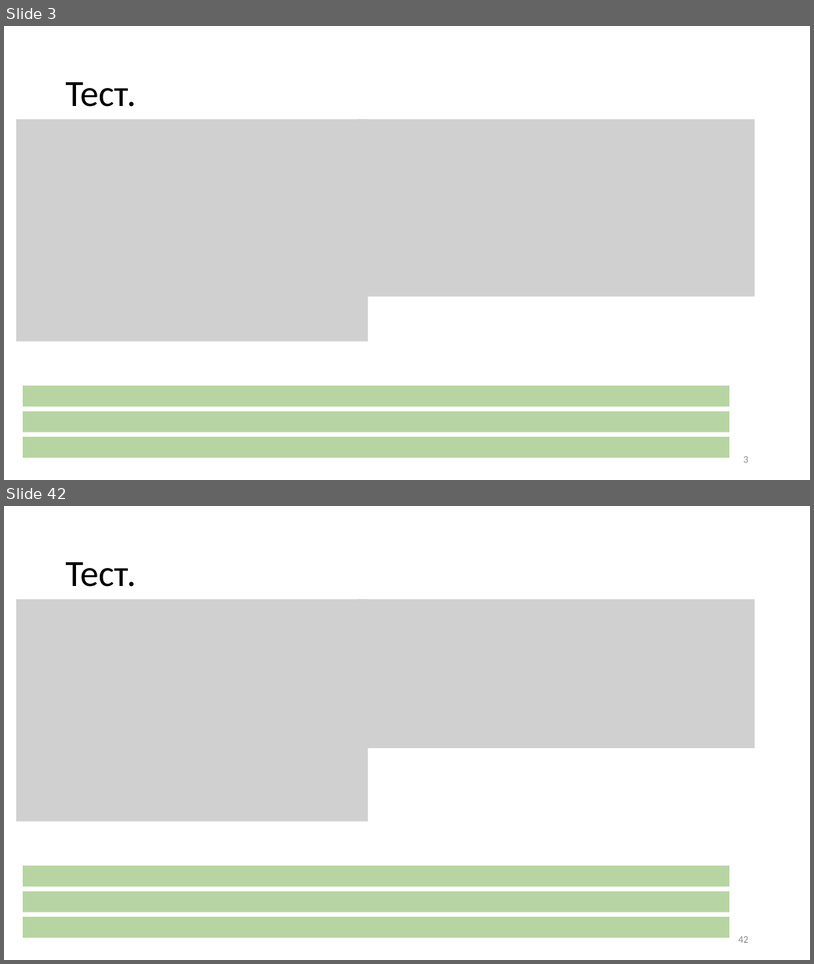
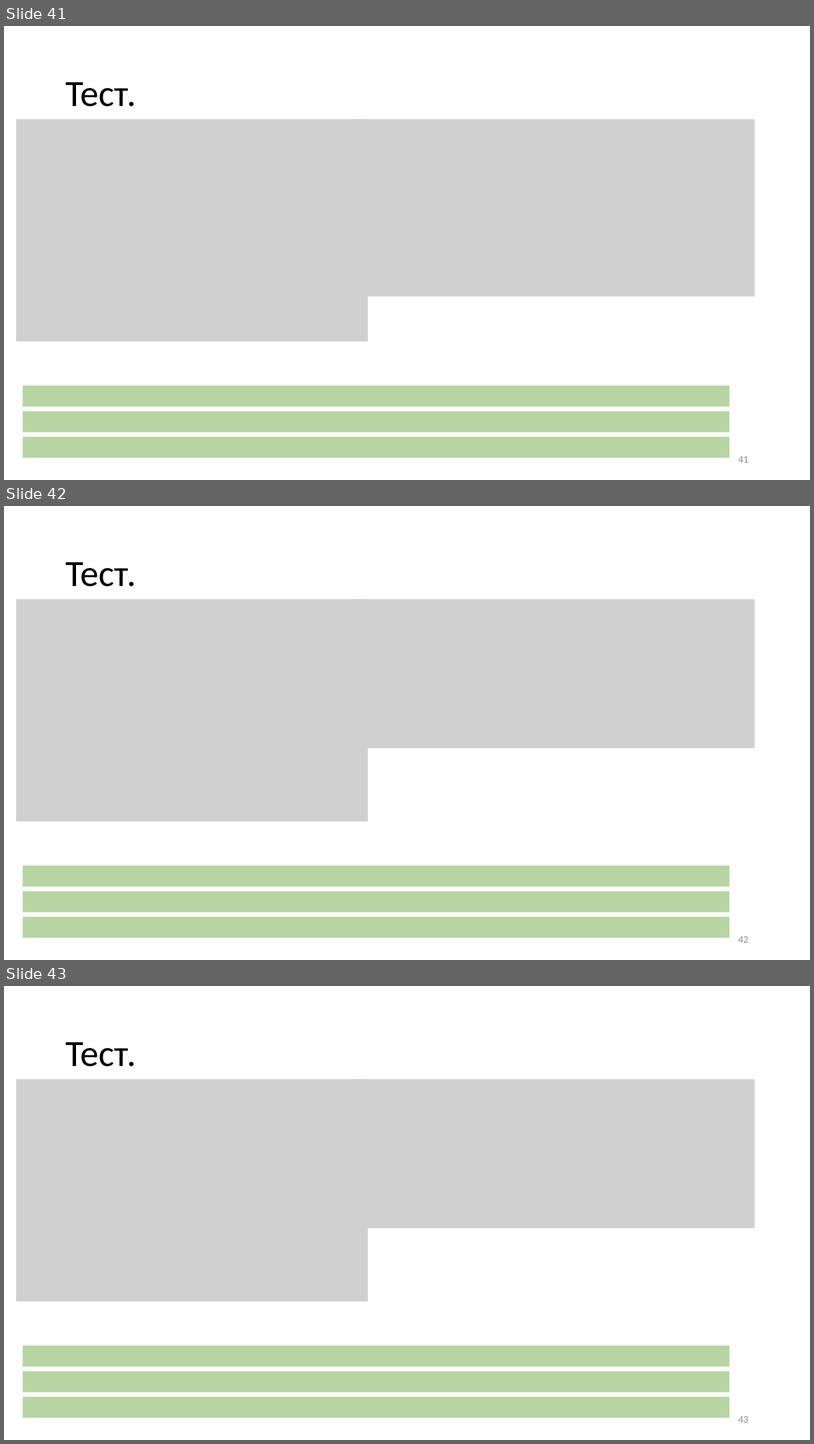
Before and after one commit to CryptoCourse/CryptoLectures, a slide deck: Lectures/Lecture2.pptx. Shown one above the other, each under a label of ours: slides 3 and 42 before the commit, slides 41, 42 and 43 after it; the slides between them are not shown. The pictures are 814x964 and 814x1444 pixels, drawn with LibreOffice and Linux fonts; fonts in the diff are those of the drawing; grey boxes stand for pictures. Boxes give left, top, right and bottom in pixels: in the first picture for what was removed or moved away, otherwise in the second. Text is boxed around its words. In the diff, an @@ line names an element or a change of style, - is before the commit and + after.

```diff
--- a/Lectures/Lecture2.pptx
+++ b/Lectures/Lecture2.pptx
@@ slide 42 added at [4,506,810,960], background #FFFFFF @@
@@ title added at [65,562,136,587], 44 pt, text #000000 @@
+Тест.
@@ picture added at [16,599,368,821] @@
@@ picture added at [358,599,756,748] @@
@@ rectangle added at [23,865,730,886], fill #70AD47 at 50% opacity @@
@@ rectangle added at [23,890,730,912], fill #70AD47 at 50% opacity @@
@@ rectangle added at [23,917,730,938], fill #70AD47 at 50% opacity @@
@@ page number added at [738,936,748,942], 12 pt, text #8C8C8C @@
+42
@@ what was slide 3 is now slide 41 @@
@@ page number at [738,456,748,462]: text changed @@
-3
+41
@@ what was slide 42 is now slide 43 @@
```
Also in this commit, not shown: 12 slides changed, 1 other file.
